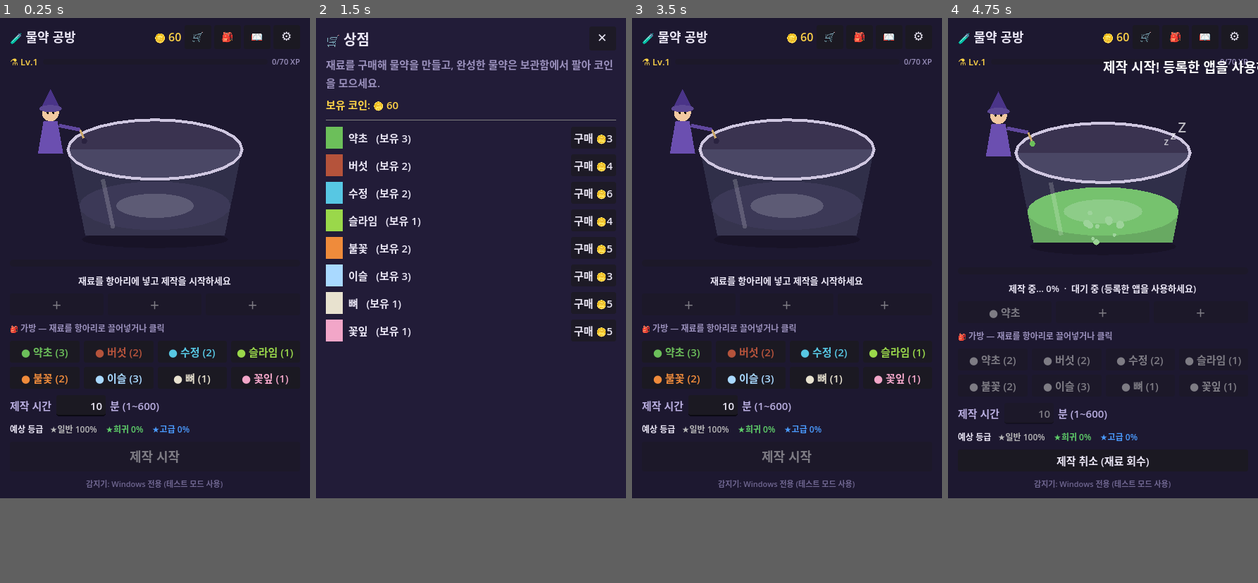
Above: before the commit, frames 1-4 (left to right).
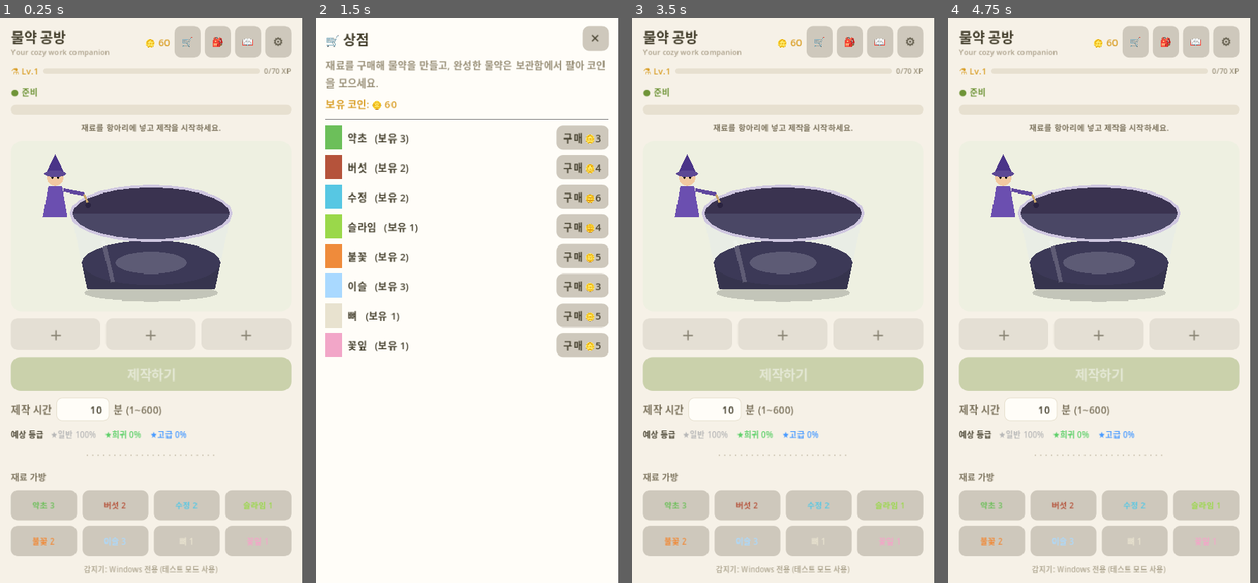
Above: after the commit, the same moments.

Repository: Six-Tail/Potion-Maker
Game: Godot game, scene res://main.tscn
The game is run twice, just before and just after one commit, with the same random seed, the same clock (stepped at 60 frames per second) and the same inputs.
Inputs (mouse positions are in pixels of both pictures, inside the frame that each line leads up to):
- Up to frame 1 (0.25 s): no input
- Up to frame 2 (1.5 s): click "🛒" at 0.5 s; click "🎒" at 1.25 s
- Up to frame 3 (3.5 s): click "📖" at 2 s; click "⚙" at 2.75 s
- Up to frame 4 (4.75 s): click (991, 351) at 3.5 s, where only the run before the commit has a clickable "● 약초 (3)"; click (1103, 458) at 4.25 s, where only the run before the commit has a clickable "제작 시작"
In our replay, the window is 440x680 before the commit and 429x800 after it. These sizes can differ from the game's own. Grey fills any space a smaller window leaves; there, only what the larger window draws over its background counts as a difference.

The runs differ from the first frame. In frame 1, 87% of the frame differs, in the area x 0-98%, y 0-100%; in frame 2, 81%; in frame 3, 87%; in frame 4, 89%, in the area x 0-100%, y 0-100%.

Commit message:
feat: 아늑한 크림 UI 리디자인 + 중앙 캐릭터 일러스트 지원
- 크림/세이지 팔레트로 전면 리스타일(기본 테마 라이트), 라운드 카드·버튼·진행바
- 테마에 기본 스타일박스 적용(버튼/입력창/진행바/패널 둥근 형태 통일)
- 레이아웃 재구성: 제목+부제, 상태/진행/남은시간, 캐릭터 카드, 슬롯, 제작하기, 점선 구분, 재료 가방
- CauldronView: assets/character.png 있으면 중앙에 일러스트 표시(없으면 코드 항아리)
- 가방 라벨 간소화(글자 잘림 방지), 창 높이 820으로 확대

Co-Authored-By: Claude Opus 4.8 <noreply@anthropic.com>

Diff:
--- a/project.godot
+++ b/project.godot
@@ -25,7 +25,7 @@
 [display]
 
 window/size/viewport_width=440
-window/size/viewport_height=680
+window/size/viewport_height=820
 window/size/resizable=false
 window/size/always_on_top=true
 window/stretch/mode="canvas_items"
--- a/scripts/cauldron_view.gd
+++ b/scripts/cauldron_view.gd
@@ -12,6 +12,7 @@
 var progress: float = 0.0          # 0..1
 var liquid_colors: Array = []      # 항아리에 담긴 재료 색 목록(Color)
 var result_flash: float = 0.0      # 완성 연출용(0..1, main 이 트리거)
+var character_tex: Texture2D = null  # 중앙 캐릭터 일러스트(없으면 코드 항아리 그림)
 
 var _t: float = 0.0
 var _bubbles: Array = []           # {x, y, r, speed}
@@ -75,6 +76,10 @@
 func _draw() -> void:
 	var w := size.x
 	var h := size.y
+	# 캐릭터 일러스트가 있으면 그것을 표시하고 코드 항아리는 그리지 않는다.
+	if character_tex != null:
+		_draw_character_image(w, h)
+		return
 	var cx := w * 0.5
 
 	# --- 좌표 기준 ---
@@ -149,6 +154,30 @@
 	if result_flash > 0.0:
 		var a := result_flash
 		draw_colored_polygon(_ellipse(Vector2(pot_cx, liquid_top_y), liq_top_r * (1.3 + (1.0 - a)), liq_top_r * 0.6 * (1.3 + (1.0 - a))), Color(1, 1, 0.8, 0.35 * a))
+
+func _draw_character_image(w: float, h: float) -> void:
+	var tex_size := character_tex.get_size()
+	if tex_size.x <= 0.0 or tex_size.y <= 0.0:
+		return
+	# 카드 안에 비율 유지로 맞춤(contain)
+	var pad := 4.0
+	var scale := minf((w - pad * 2.0) / tex_size.x, (h - pad * 2.0) / tex_size.y)
+	var draw_size := tex_size * scale
+	# 제작 중이면 살짝 둥실
+	var bob := 0.0
+	if brewing and active:
+		bob = sin(_t * 3.0) * 3.0
+	elif brewing and not active:
+		bob = sin(_t * 1.2) * 1.5
+	var pos := Vector2((w - draw_size.x) * 0.5, (h - draw_size.y) * 0.5 + bob)
+	draw_texture_rect(character_tex, Rect2(pos, draw_size), false)
+	# 대기 중이면 Zzz
+	if brewing and not active:
+		_draw_zzz(Vector2(w * 0.72, h * 0.16))
+	# 완성 반짝임
+	if result_flash > 0.0:
+		var a := result_flash
+		draw_circle(Vector2(w * 0.5, h * 0.5), draw_size.x * 0.5 * (1.15 + (1.0 - a) * 0.4), Color(1, 1, 0.8, 0.18 * a))
 
 func _close(p: PackedVector2Array) -> PackedVector2Array:
 	var q = p.duplicate()
--- a/scripts/game_state.gd
+++ b/scripts/game_state.gd
@@ -51,23 +51,33 @@
 # 설정
 var time_scale: float = 1.0        # 제작 속도 배율(테스트용)
 var force_active: bool = false      # true 면 PC 사용 여부와 무관하게 항상 진행
-var theme_mode: String = "dark"    # 화면 테마: "dark" | "light"
-
-## 현재 테마에 맞는 UI 색상을 역할(role) 이름으로 반환한다.
+var theme_mode: String = "light"   # 화면 테마: "light"(아늑한 크림) | "dark"
+
+## 현재 테마에 맞는 UI 색상을 역할(role) 이름으로 반환한다. (아늑한 크림/세이지 톤)
 ## 재료/물약/등급 등 콘텐츠 색은 여기서 다루지 않고 각자 색을 유지한다.
 func col(role: String) -> Color:
 	var light := theme_mode == "light"
 	match role:
-		"bg":         return Color("f4f0fa") if light else Color("1d1830")  # 창 배경
-		"panel":      return Color("ffffff") if light else Color("221c38")  # 오버레이 패널
-		"text":       return Color("2a2340") if light else Color("ece8f7")  # 기본 글자
-		"text_muted": return Color("585074") if light else Color("b9aee0")  # 보조 글자
-		"text_dim":   return Color("6f6690") if light else Color("9a90bc")  # 흐린 글자
-		"text_faint": return Color("857b9e") if light else Color("8a80a6")  # 더 흐린 글자
-		"text_ghost": return Color("9a92b0") if light else Color("6f6690")  # 가장 흐린 글자
-		"gold":       return Color("b8860b") if light else Color("ffd447")  # 코인/강조
-		"success":    return Color("2e8b57") if light else Color("7fd0a0")  # 성공/감지
-	return Color("2a2340") if light else Color("ece8f7")
+		"bg":          return Color("f6f1e7") if light else Color("221c2b")  # 창 배경(크림)
+		"panel":       return Color("fffdf8") if light else Color("2c2540")  # 오버레이/카드 바탕
+		"card":        return Color("eef0e1") if light else Color("322b46")  # 캐릭터 카드 바탕
+		"text":        return Color("46412f") if light else Color("efe9f5")  # 기본/제목 글자
+		"subtitle":    return Color("aa9f89") if light else Color("8b83a0")  # 부제목
+		"text_muted":  return Color("7c735d") if light else Color("b9aed0")  # 보조 글자
+		"text_dim":    return Color("9a917a") if light else Color("9a90b8")  # 흐린 글자
+		"text_faint":  return Color("b3ab96") if light else Color("82789c")  # 더 흐린 글자
+		"text_ghost":  return Color("c8c0ac") if light else Color("6b6288")  # 가장 흐린 글자
+		"gold":        return Color("d99f28") if light else Color("ffd35a")  # 코인/강조
+		"success":     return Color("6f9438") if light else Color("8fd0a0")  # 성공/감지(초록 점)
+		"accent":      return Color("93a961") if light else Color("8ba05a")  # 메인 초록(버튼)
+		"accent_dark": return Color("7e944e") if light else Color("738a4a")  # 초록 눌림/테두리
+		"accent_text": return Color("ffffff")                                 # 초록 버튼 글자
+		"slot":        return Color("cec8bc") if light else Color("3a3352")  # 슬롯/가방 칸
+		"slot_fg":     return Color("8b8676") if light else Color("8a80a6")  # 빈 슬롯 '+' 색
+		"track":       return Color("e7e0d0") if light else Color("39324e")  # 진행바 트랙
+		"progress":    return Color("efb638") if light else Color("f0c04a")  # 진행바 채움(골드)
+		"border":      return Color("e6dfce") if light else Color("3f3858")  # 카드 테두리
+	return Color("46412f") if light else Color("efe9f5")
 
 ## 테마를 변경하고 저장 후 알린다.
 func set_theme_mode(mode: String) -> void:
@@ -358,9 +368,9 @@
 	registered_apps = data.get("apps", [])
 	time_scale = float(data.get("time_scale", 1.0))
 	force_active = bool(data.get("force_active", false))
-	theme_mode = String(data.get("theme", "dark"))
+	theme_mode = String(data.get("theme", "light"))
 	if theme_mode != "dark" and theme_mode != "light":
-		theme_mode = "dark"
+		theme_mode = "light"
 	coins = int(data.get("coins", coins))
 	level = maxi(1, int(data.get("level", 1)))
 	xp = maxi(0, int(data.get("xp", 0)))
--- a/scripts/main.gd
+++ b/scripts/main.gd
@@ -6,6 +6,7 @@
 
 var cauldron: Control
 var status_label: Label
+var remain_label: Label
 var progress_bar: ProgressBar
 var jar_slots_row: HBoxContainer
 var clear_btn: Button
@@ -92,6 +93,34 @@
 # ============================================================
 ## 현재 테마에 맞는 기본 글자색을 Theme 리소스에 반영한다.
 ## (색 지정이 없는 라벨/버튼/체크박스/입력창이 라이트·다크 모드에 맞게 보이도록)
+## 둥근 StyleBoxFlat (여백 없음) — 카드/바/트랙 등에 사용
+func _sb_plain(color: Color, radius: int = 10) -> StyleBoxFlat:
+	var sb := StyleBoxFlat.new()
+	sb.bg_color = color
+	sb.set_corner_radius_all(radius)
+	return sb
+
+## 둥근 StyleBoxFlat (버튼용 내부 여백 포함)
+func _sb_pad(color: Color, radius: int = 10, pv: int = 6, ph: int = 10) -> StyleBoxFlat:
+	var sb := _sb_plain(color, radius)
+	sb.content_margin_top = pv
+	sb.content_margin_bottom = pv
+	sb.content_margin_left = ph
+	sb.content_margin_right = ph
+	return sb
+
+## 버튼을 지정 색(bg/글자)으로 스타일링(상태별 포함)
+func _style_button(b: Button, bg: Color, fg: Color, radius: int = 12, pv: int = 6, ph: int = 10) -> void:
+	b.add_theme_stylebox_override("normal", _sb_pad(bg, radius, pv, ph))
+	b.add_theme_stylebox_override("hover", _sb_pad(bg.lightened(0.06), radius, pv, ph))
+	b.add_theme_stylebox_override("pressed", _sb_pad(bg.darkened(0.08), radius, pv, ph))
+	var dis := _sb_pad(bg, radius, pv, ph); dis.bg_color = Color(bg.r, bg.g, bg.b, 0.45)
+	b.add_theme_stylebox_override("disabled", dis)
+	b.add_theme_stylebox_override("focus", _sb_pad(Color.TRANSPARENT, radius, pv, ph))
+	for st in ["font_color", "font_hover_color", "font_pressed_color", "font_focus_color"]:
+		b.add_theme_color_override(st, fg)
+	b.add_theme_color_override("font_disabled_color", Color(fg.r, fg.g, fg.b, 0.5))
+
 func _apply_theme_colors(th: Theme) -> void:
 	var t := GameState.col("text")
 	for cls in ["Label", "Button", "CheckBox", "LineEdit"]:
@@ -102,6 +131,33 @@
 	th.set_color("font_hover_color", "CheckBox", t)
 	th.set_color("font_pressed_color", "CheckBox", t)
 	th.set_color("default_color", "RichTextLabel", t)
+
+	# --- 기본 위젯 스타일(둥근 형태로 통일) ---
+	var btn := GameState.col("slot")
+	th.set_stylebox("normal", "Button", _sb_pad(btn, 10))
+	th.set_stylebox("hover", "Button", _sb_pad(btn.lightened(0.05), 10))
+	th.set_stylebox("pressed", "Button", _sb_pad(btn.darkened(0.07), 10))
+	var bd := _sb_pad(btn, 10); bd.bg_color = Color(btn.r, btn.g, btn.b, 0.45)
+	th.set_stylebox("disabled", "Button", bd)
+	th.set_stylebox("focus", "Button", _sb_pad(Color.TRANSPARENT, 10))
+
+	var le := _sb_pad(GameState.col("panel"), 8)
+	le.set_border_width_all(1)
+	le.border_color = GameState.col("border")
+	th.set_stylebox("normal", "LineEdit", le)
+	th.set_stylebox("focus", "LineEdit", le)
+
+	th.set_stylebox("background", "ProgressBar", _sb_plain(GameState.col("track"), 7))
+	th.set_stylebox("fill", "ProgressBar", _sb_plain(GameState.col("progress"), 7))
+
+	th.set_stylebox("panel", "PanelContainer", _sb_card(GameState.col("panel"), 14))
+
+## 카드/패널용 둥근 스타일(넉넉한 내부 여백)
+func _sb_card(color: Color, radius: int = 14) -> StyleBoxFlat:
+	var sb := _sb_plain(color, radius)
+	for m in ["content_margin_left", "content_margin_right", "content_margin_top", "content_margin_bottom"]:
+		sb.set(m, 10)
+	return sb
 
 ## 테마 변경 시 UI 를 통째로 다시 만들어 모든 색을 새 팔레트로 갱신한다.
 func _rebuild_ui() -> void:
@@ -136,30 +192,39 @@
 
 	var margin := MarginContainer.new()
 	margin.set_anchors_preset(Control.PRESET_FULL_RECT)
-	margin.add_theme_constant_override("margin_left", 14)
-	margin.add_theme_constant_override("margin_right", 14)
-	margin.add_theme_constant_override("margin_top", 10)
+	margin.add_theme_constant_override("margin_left", 16)
+	margin.add_theme_constant_override("margin_right", 16)
+	margin.add_theme_constant_override("margin_top", 12)
 	margin.add_theme_constant_override("margin_bottom", 12)
 	margin.mouse_filter = Control.MOUSE_FILTER_IGNORE
 	_root.add_child(margin)
 
 	var vb := VBoxContainer.new()
-	vb.add_theme_constant_override("separation", 9)
+	vb.add_theme_constant_override("separation", 10)
 	vb.mouse_filter = Control.MOUSE_FILTER_IGNORE
 	margin.add_child(vb)
 
-	# --- 헤더 ---
+	# --- 헤더 (제목 + 부제 + 코인 + 메뉴) ---
 	var header := HBoxContainer.new()
-	header.add_theme_constant_override("separation", 4)
+	header.add_theme_constant_override("separation", 6)
 	vb.add_child(header)
+	var titlebox := VBoxContainer.new()
+	titlebox.add_theme_constant_override("separation", 0)
+	titlebox.size_flags_horizontal = Control.SIZE_EXPAND_FILL
+	titlebox.mouse_filter = Control.MOUSE_FILTER_IGNORE
+	header.add_child(titlebox)
 	var title := Label.new()
-	title.text = "🧪 물약 공방"
-	title.add_theme_font_size_override("font_size", 18)
-	title.size_flags_horizontal = Control.SIZE_EXPAND_FILL
-	title.vertical_alignment = VERTICAL_ALIGNMENT_CENTER
-	header.add_child(title)
+	title.text = "물약 공방"
+	title.add_theme_font_size_override("font_size", 20)
+	title.add_theme_color_override("font_color", GameState.col("text"))
+	titlebox.add_child(title)
+	var subtitle := Label.new()
+	subtitle.text = "Your cozy work companion"
+	subtitle.add_theme_font_size_override("font_size", 11)
+	subtitle.add_theme_color_override("font_color", GameState.col("subtitle"))
+	titlebox.add_child(subtitle)
 	coins_label = Label.new()
-	coins_label.add_theme_font_size_override("font_size", 16)
+	coins_label.add_theme_font_size_override("font_size", 15)
 	coins_label.add_theme_color_override("font_color", GameState.col("gold"))
 	coins_label.vertical_alignment = VERTICAL_ALIGNMENT_CENTER
 	header.add_child(coins_label)
@@ -192,36 +257,50 @@
 	xp_text.vertical_alignment = VERTICAL_ALIGNMENT_CENTER
 	lv_row.add_child(xp_text)
 
-	# --- 항아리 (재료 드롭 대상) ---
-	cauldron = CauldronView.new()
-	cauldron.custom_minimum_size = Vector2(0, 210)
-	cauldron.size_flags_vertical = Control.SIZE_EXPAND_FILL
-	cauldron.mouse_filter = Control.MOUSE_FILTER_STOP
-	cauldron.ingredient_dropped.connect(_on_add_ingredient)
-	vb.add_child(cauldron)
-
-	# --- 진행 바 + 상태 ---
+	# --- 상태 (● 상태) ---
+	status_label = Label.new()
+	status_label.add_theme_font_size_override("font_size", 13)
+	status_label.add_theme_color_override("font_color", GameState.col("success"))
+	status_label.mouse_filter = Control.MOUSE_FILTER_IGNORE
+	vb.add_child(status_label)
+
+	# --- 진행 바 ---
 	progress_bar = ProgressBar.new()
 	progress_bar.min_value = 0.0
 	progress_bar.max_value = 1.0
 	progress_bar.show_percentage = false
-	progress_bar.custom_minimum_size = Vector2(0, 10)
+	progress_bar.custom_minimum_size = Vector2(0, 14)
 	progress_bar.mouse_filter = Control.MOUSE_FILTER_IGNORE
 	vb.add_child(progress_bar)
 
-	status_label = Label.new()
-	status_label.horizontal_alignment = HORIZONTAL_ALIGNMENT_CENTER
-	status_label.add_theme_font_size_override("font_size", 13)
-	status_label.mouse_filter = Control.MOUSE_FILTER_IGNORE
-	vb.add_child(status_label)
-
-	# --- 항아리 슬롯 ---
+	# --- 남은 시간 안내 ---
+	remain_label = Label.new()
+	remain_label.horizontal_alignment = HORIZONTAL_ALIGNMENT_CENTER
+	remain_label.add_theme_font_size_override("font_size", 12)
+	remain_label.add_theme_color_override("font_color", GameState.col("text_muted"))
+	remain_label.mouse_filter = Control.MOUSE_FILTER_IGNORE
+	vb.add_child(remain_label)
+
+	# --- 캐릭터 카드 ---
+	var card := PanelContainer.new()
+	card.add_theme_stylebox_override("panel", _sb_card(GameState.col("card"), 16))
+	card.size_flags_vertical = Control.SIZE_EXPAND_FILL
+	vb.add_child(card)
+	cauldron = CauldronView.new()
+	cauldron.custom_minimum_size = Vector2(0, 170)
+	cauldron.size_flags_vertical = Control.SIZE_EXPAND_FILL
+	cauldron.mouse_filter = Control.MOUSE_FILTER_STOP
+	cauldron.ingredient_dropped.connect(_on_add_ingredient)
+	cauldron.character_tex = _load_character_tex()
+	card.add_child(cauldron)
+
+	# --- 항아리 슬롯 + 비우기 ---
 	var jar_head := HBoxContainer.new()
 	jar_head.add_theme_constant_override("separation", 6)
 	jar_head.mouse_filter = Control.MOUSE_FILTER_IGNORE
 	vb.add_child(jar_head)
 	jar_slots_row = HBoxContainer.new()
-	jar_slots_row.add_theme_constant_override("separation", 6)
+	jar_slots_row.add_theme_constant_override("separation", 8)
 	jar_slots_row.size_flags_horizontal = Control.SIZE_EXPAND_FILL
 	jar_head.add_child(jar_slots_row)
 	clear_btn = Button.new()
@@ -230,31 +309,23 @@
 	clear_btn.pressed.connect(func(): GameState.clear_jar())
 	jar_head.add_child(clear_btn)
 
-	# --- 가방 ---
-	var bag_label := Label.new()
-	bag_label.text = "🎒 가방 — 재료를 항아리로 끌어넣거나 클릭"
-	bag_label.add_theme_font_size_override("font_size", 12)
-	bag_label.add_theme_color_override("font_color", GameState.col("text_dim"))
-	bag_label.mouse_filter = Control.MOUSE_FILTER_IGNORE
-	vb.add_child(bag_label)
-
-	bag_grid = GridContainer.new()
-	bag_grid.columns = 4
-	bag_grid.add_theme_constant_override("h_separation", 6)
-	bag_grid.add_theme_constant_override("v_separation", 6)
-	vb.add_child(bag_grid)
-	for id in Recipes.INGREDIENTS.keys():
-		var info = Recipes.INGREDIENTS[id]
-		var b := BagItem.new()
-		b.ing_id = id
-		b.size_flags_horizontal = Control.SIZE_EXPAND_FILL
-		b.clip_text = true
-		b.focus_mode = Control.FOCUS_NONE
-		b.add_theme_color_override("font_color", info.color)
-		var cap_id: String = id
-		b.pressed.connect(func(): _on_add_ingredient(cap_id))
-		bag_grid.add_child(b)
-		bag_buttons[id] = b
+	# --- 제작하기 버튼 ---
+	brew_btn = Button.new()
+	brew_btn.text = "제작하기"
+	brew_btn.custom_minimum_size = Vector2(0, 48)
+	brew_btn.focus_mode = Control.FOCUS_NONE
+	brew_btn.add_theme_font_size_override("font_size", 19)
+	_style_button(brew_btn, GameState.col("accent"), GameState.col("accent_text"), 14, 10, 12)
+	brew_btn.pressed.connect(_on_brew_pressed)
+	vb.add_child(brew_btn)
+
+	cancel_btn = Button.new()
+	cancel_btn.text = "제작 취소 (재료 회수)"
+	cancel_btn.custom_minimum_size = Vector2(0, 40)
+	cancel_btn.focus_mode = Control.FOCUS_NONE
+	cancel_btn.pressed.connect(func(): GameState.cancel_brew())
+	cancel_btn.visible = false
+	vb.add_child(cancel_btn)
 
 	# --- 제작 시간(텍스트 입력) ---
 	var time_row := HBoxContainer.new()
@@ -279,7 +350,7 @@
 	minlab.size_flags_horizontal = Control.SIZE_EXPAND_FILL
 	time_row.add_child(minlab)
 
-	# --- 예상 등급 확률 (시간이 길수록 상위 등급↑) ---
+	# --- 예상 등급 확률 ---
 	grade_hint = RichTextLabel.new()
 	grade_hint.bbcode_enabled = true
 	grade_hint.fit_content = true
@@ -288,26 +359,46 @@
 	grade_hint.mouse_filter = Control.MOUSE_FILTER_IGNORE
 	vb.add_child(grade_hint)
 
-	# --- 제작 / 취소 버튼 ---
-	brew_btn = Button.new()
-	brew_btn.text = "제작 시작"
-	brew_btn.custom_minimum_size = Vector2(0, 42)
-	brew_btn.focus_mode = Control.FOCUS_NONE
-	brew_btn.add_theme_font_size_override("font_size", 18)
-	brew_btn.pressed.connect(_on_brew_pressed)
-	vb.add_child(brew_btn)
-
-	cancel_btn = Button.new()
-	cancel_btn.text = "제작 취소 (재료 회수)"
-	cancel_btn.focus_mode = Control.FOCUS_NONE
-	cancel_btn.pressed.connect(func(): GameState.cancel_brew())
-	cancel_btn.visible = false
-	vb.add_child(cancel_btn)
+	# --- 점선 구분 ---
+	var divider := Label.new()
+	divider.text = "· · · · · · · · · · · · · · · · · · · · · · · ·"
+	divider.horizontal_alignment = HORIZONTAL_ALIGNMENT_CENTER
+	divider.add_theme_color_override("font_color", GameState.col("text_ghost"))
+	divider.mouse_filter = Control.MOUSE_FILTER_IGNORE
+	vb.add_child(divider)
+
+	# --- 재료 가방 ---
+	var bag_label := Label.new()
+	bag_label.text = "재료 가방"
+	bag_label.add_theme_font_size_override("font_size", 13)
+	bag_label.add_theme_color_override("font_color", GameState.col("text_muted"))
+	bag_label.mouse_filter = Control.MOUSE_FILTER_IGNORE
+	vb.add_child(bag_label)
+
+	bag_grid = GridContainer.new()
+	bag_grid.columns = 4
+	bag_grid.add_theme_constant_override("h_separation", 8)
+	bag_grid.add_theme_constant_override("v_separation", 8)
+	vb.add_child(bag_grid)
+	for id in Recipes.INGREDIENTS.keys():
+		var info = Recipes.INGREDIENTS[id]
+		var b := BagItem.new()
+		b.ing_id = id
+		b.custom_minimum_size = Vector2(0, 44)
+		b.size_flags_horizontal = Control.SIZE_EXPAND_FILL
+		b.clip_text = true
+		b.focus_mode = Control.FOCUS_NONE
+		b.add_theme_font_size_override("font_size", 12)
+		b.add_theme_color_override("font_color", info.color)
+		var cap_id: String = id
+		b.pressed.connect(func(): _on_add_ingredient(cap_id))
+		bag_grid.add_child(b)
+		bag_buttons[id] = b
 
 	# --- 감지 상태(작게) ---
 	detect_label = Label.new()
 	detect_label.add_theme_font_size_override("font_size", 11)
-	detect_label.add_theme_color_override("font_color", GameState.col("text_ghost"))
+	detect_label.add_theme_color_override("font_color", GameState.col("text_faint"))
 	detect_label.horizontal_alignment = HORIZONTAL_ALIGNMENT_CENTER
 	detect_label.autowrap_mode = TextServer.AUTOWRAP_WORD_SMART
 	detect_label.mouse_filter = Control.MOUSE_FILTER_IGNORE
@@ -318,12 +409,18 @@
 	# --- 토스트 ---
 	toast_label = Label.new()
 	toast_label.set_anchors_preset(Control.PRESET_CENTER_TOP)
-	toast_label.position = Vector2(0, 54)
+	toast_label.position = Vector2(0, 96)
 	toast_label.horizontal_alignment = HORIZONTAL_ALIGNMENT_CENTER
-	toast_label.add_theme_font_size_override("font_size", 19)
+	toast_label.add_theme_font_size_override("font_size", 18)
 	toast_label.modulate = Color(1, 1, 1, 0)
 	toast_label.mouse_filter = Control.MOUSE_FILTER_IGNORE
 	_root.add_child(toast_label)
+
+## 캐릭터 일러스트를 로드(없으면 null → 코드 항아리 그림으로 대체)
+func _load_character_tex() -> Texture2D:
+	if ResourceLoader.exists("res://assets/character.png"):
+		return load("res://assets/character.png")
+	return null
 
 func _mk_icon_button(txt: String, cb: Callable) -> Button:
 	var b := Button.new()
@@ -542,7 +639,7 @@
 	var colors := []
 	for i in range(GameState.MAX_INGREDIENTS):
 		var slot := Button.new()
-		slot.custom_minimum_size = Vector2(0, 30)
+		slot.custom_minimum_size = Vector2(0, 46)
 		slot.size_flags_horizontal = Control.SIZE_EXPAND_FILL
 		slot.focus_mode = Control.FOCUS_NONE
 		slot.clip_text = true
@@ -560,6 +657,8 @@
 		else:
 			slot.text = "＋"
 			slot.disabled = true
+			slot.add_theme_font_size_override("font_size", 20)
+			slot.add_theme_color_override("font_disabled_color", GameState.col("slot_fg"))
 		jar_slots_row.add_child(slot)
 	cauldron.liquid_colors = colors
 
@@ -574,7 +673,7 @@
 	for id in bag_buttons.keys():
 		var b: Button = bag_buttons[id]
 		var stock := GameState.available_stock(id)
-		b.text = "● %s (%d)" % [Recipes.ingredient_name(id), stock]
+		b.text = "%s %d" % [Recipes.ingredient_name(id), stock]
 		b.disabled = brewing or jar_full or stock <= 0
 	_refresh_coins()
 	_update_grade_hint()
@@ -588,18 +687,22 @@
 		var p := GameState.brew_progress()
 		progress_bar.value = p
 		var real_remain := GameState.brew_remaining_sec() / maxf(GameState.time_scale, 0.001)
-		var st := "제작 중… %d%%" % int(p * 100)
 		if GameState.brew.active:
-			st += "  ·  남은 활동시간 %s" % _fmt_time(real_remain)
+			status_label.text = "● 일하는 중 (%d%%)" % int(p * 100)
+			status_label.add_theme_color_override("font_color", GameState.col("success"))
+			remain_label.text = "완성까지 %s 남았어요." % _fmt_time(real_remain)
 		else:
-			st += "  ·  대기 중 (등록한 앱을 사용하세요)"
-		status_label.text = st
+			status_label.text = "● 대기 중 (%d%%)" % int(p * 100)
+			status_label.add_theme_color_override("font_color", GameState.col("text_dim"))
+			remain_label.text = "등록한 앱을 사용하면 제작이 진행돼요."
 	else:
 		progress_bar.value = 0.0
+		status_label.text = "● 준비"
+		status_label.add_theme_color_override("font_color", GameState.col("success"))
 		if GameState.jar_ingredients.is_empty():
-			status_label.text = "재료를 항아리에 넣고 제작을 시작하세요"
+			remain_label.text = "재료를 항아리에 넣고 제작을 시작하세요."
 		else:
-			status_label.text = "준비 완료 — 제작을 시작하세요"
+			remain_label.text = "준비 완료 — 제작을 시작하세요."
 	detect_label.text = Watcher.status_text()
 
 func _fmt_time(sec: float) -> String:
Not shown, added: assets/README.txt
Not shown, changed: README.md
